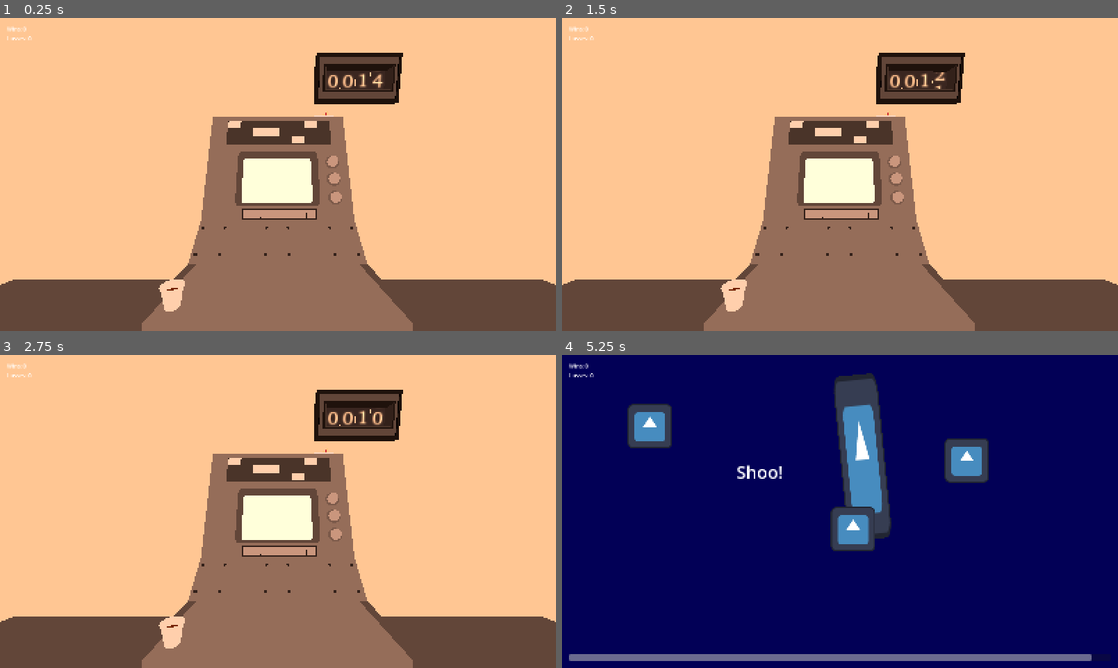
Above: before the commit, frames 1-4 (two rows, left to right).
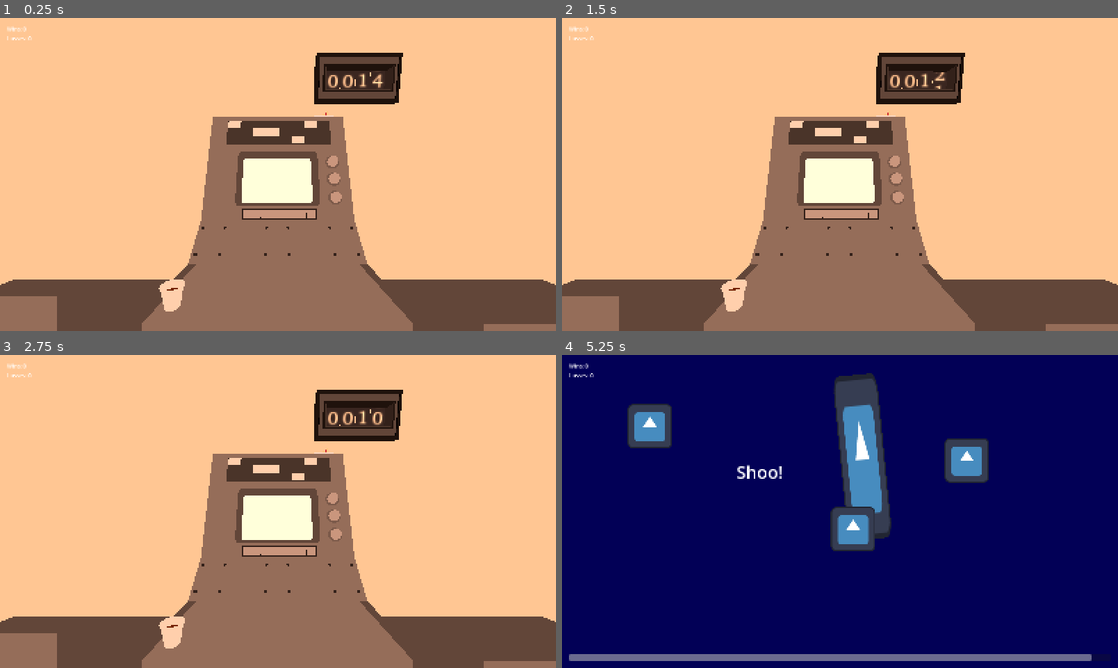
Above: after the commit, the same moments.

Repository: kvognar/gmtk-jam-2026
Game: Godot game, scene res://workstation.tscn
Two runs of this game, one before a commit and one after it. Both use one fixed random seed, a clock stepped at 60 frames per second and the inputs below. The engine's default icon, where the game draws it, is replaced by a stand-in: a white triangle on a blue panel in a dark square.
Inputs (mouse positions are in pixels of both pictures, inside the frame that each line leads up to):
- Up to frame 1 (0.25 s): no input
- Up to frame 2 (1.5 s): move the mouse to (962, 158) at 0.52 s; press the mouse at (962, 158) at 0.53 s; hold D (right) 0.53-1.28 s; tap Enter at 1.25 s; move the mouse to (728, 190) at 1.27 s; release the mouse at (728, 190) at 1.28 s; hold Down (ui_down) from 1.28 s (still down); click (728, 190) at 1.35 s
- Up to frame 3 (2.75 s): tap Space at 2 s; move the mouse to (333, 442) at 2.02 s; release Down (ui_down) at 2.03 s; press the mouse at (333, 442) at 2.03 s; hold D (right) from 2.03 s (still down)
- Up to frame 4 (5.25 s): move the mouse to (812, 574) at 2.77 s; release D (right) at 2.78 s; release the mouse at (812, 574) at 2.78 s; hold Up (ui_up) 2.78-3.53 s; click (812, 574) at 2.85 s; tap Enter at 3.5, 5 s; move the mouse to (1006, 558) at 3.52 s; press the mouse at (1006, 558) at 3.53 s; hold A (left) 3.53-5.03 s; tap Space at 4.25 s; move the mouse to (673, 464) at 4.27 s; release the mouse at (673, 464) at 4.28 s; click (673, 464) at 4.35 s; move the mouse to (867, 511) at 5.02 s; press the mouse at (867, 511) at 5.03 s; hold Down (ui_down) from 5.03 s (still down)

The runs differ from the first frame. In frame 1, 1.4% of the frame differs, in the area x 0-100%, y 88-100%; in frame 2, 1.4%; in frame 3, 1.4%; in frame 4, nothing differs.

Commit message:
adds phone and terminal3 assets, places them in workstation

Diff:
--- /dev/null
+++ b/assets/3D/props/phone.tscn
@@ -0,0 +1,9 @@
+[gd_scene format=3 uid="uid://bovwwt2kwxq2n"]
+
+[ext_resource type="PackedScene" uid="uid://ctntoltnina5t" path="res://assets/3D/glbs/phone.glb" id="1_78nhb"]
+[ext_resource type="Material" uid="uid://cbx8qnw433ofm" path="res://assets/materials/countdown.tres" id="2_3xpm1"]
+
+[node name="phone" unique_id=184188855 instance=ExtResource("1_78nhb")]
+
+[node name="phone" parent="." index="0" unique_id=615975098]
+material_override = ExtResource("2_3xpm1")
--- /dev/null
+++ b/assets/3D/terminal3.tscn
@@ -0,0 +1,35 @@
+[gd_scene format=3 uid="uid://c74vivqha7pn0"]
+
+[ext_resource type="PackedScene" uid="uid://day1brdhnd8ro" path="res://assets/3D/glbs/terminal3.glb" id="1_1kp1j"]
+[ext_resource type="Material" uid="uid://tjxoi5p6hmyw" path="res://assets/materials/screen.tres" id="2_38bu6"]
+[ext_resource type="Material" uid="uid://cbx8qnw433ofm" path="res://assets/materials/countdown.tres" id="3_lyj8f"]
+
+[node name="terminal3" type="Node3D" unique_id=1116731443]
+
+[node name="terminal" parent="." unique_id=1500894608 instance=ExtResource("1_1kp1j")]
+
+[node name="terminal3_screen1" parent="terminal" index="0" unique_id=1676858904]
+material_override = ExtResource("2_38bu6")
+
+[node name="terminal3_switch2" parent="terminal" index="1" unique_id=1670690620]
+material_override = ExtResource("3_lyj8f")
+
+[node name="terminal3_switch1" parent="terminal" index="2" unique_id=356319940]
+material_override = ExtResource("3_lyj8f")
+
+[node name="terminal3_screen2" parent="terminal" index="3" unique_id=627469966]
+material_override = ExtResource("2_38bu6")
+
+[node name="terminal3" parent="terminal" index="4" unique_id=1269182288]
+material_override = ExtResource("3_lyj8f")
+
+[node name="terminal3_switch3" parent="terminal" index="5" unique_id=1348517869]
+material_override = ExtResource("3_lyj8f")
+
+[node name="terminal3_switch4" parent="terminal" index="6" unique_id=381336474]
+material_override = ExtResource("3_lyj8f")
+
+[node name="terminal3_2" parent="terminal" index="7" unique_id=2014857832]
+material_override = ExtResource("3_lyj8f")
+
+[editable path="terminal"]
--- a/workstation.tscn
+++ b/workstation.tscn
@@ -10,6 +10,9 @@
 [ext_resource type="PackedScene" uid="uid://cavtbwonir6dt" path="res://assets/3D/props/pie.tscn" id="6_bsjfv"]
 [ext_resource type="PackedScene" uid="uid://bhojpxl1ngo1" path="res://assets/3D/props/pencil.tscn" id="7_nqpf1"]
 [ext_resource type="PackedScene" uid="uid://xc2581fpplo6" path="res://assets/3D/props/paper.tscn" id="8_7fv2r"]
+[ext_resource type="PackedScene" uid="uid://blrf3onqr0ncf" path="res://assets/3D/props/binder.tscn" id="10_527rt"]
+[ext_resource type="PackedScene" uid="uid://c74vivqha7pn0" path="res://assets/3D/terminal3.tscn" id="11_6bswh"]
+[ext_resource type="PackedScene" uid="uid://bovwwt2kwxq2n" path="res://assets/3D/props/phone.tscn" id="11_8txgb"]
 
 [sub_resource type="Environment" id="Environment_ejdy6"]
 ambient_light_source = 2
@@ -23,7 +26,7 @@
 script = ExtResource("1_j81i1")
 
 [node name="terminal2" parent="." unique_id=430066637 instance=ExtResource("2_yfhe6")]
-transform = Transform3D(1, 0, 0, 0, 1, 0, 0, 0, 1, -1.1035508, 0.18743303, 0)
+transform = Transform3D(1, 0, 0, 0, 1, 0, 0, 0, 1, -0.7442686, 0.18743303, -0.45650586)
 
 [node name="MicrogameContainer" type="Control" parent="." unique_id=1621265339]
 layout_mode = 3
@@ -38,9 +41,6 @@
 
 [node name="terminal" parent="." unique_id=431836551 instance=ExtResource("2_jfner")]
 transform = Transform3D(1, 0, 0, 0, 1, 0, 0, 0, 1, -0.001, 0, -1.095)
-
-[node name="coffeecup" parent="terminal" unique_id=1962544746 instance=ExtResource("3_yfhe6")]
-transform = Transform3D(1, 0, 0, 0, 1, 0, 0, 0, 1, -0.24699628, 0.28577247, 0.27102375)
 
 [node name="Camera3D" type="Camera3D" parent="." unique_id=98828477]
 transform = Transform3D(1, 0, 0, 0, 1, 0, 0, 0, 1, 0, 0.5962175, -0.34459257)
@@ -89,10 +89,19 @@
 transform = Transform3D(0.9999999, 0, 0, 0, 1, 0, 0, 0, 0.9999999, 0, 0, 1.5057015)
 
 [node name="pencil" parent="props" unique_id=2144322216 instance=ExtResource("7_nqpf1")]
-transform = Transform3D(-0.5061217, 0, 0.86246204, 0, 1, 0, -0.86246204, 0, -0.5061217, -0.8578451, 0.36890873, 0.2511909)
+transform = Transform3D(-0.5061217, 0, 0.86246204, 0, 1, 0, -0.86246204, 0, -0.5061217, -0.49856293, 0.36890873, -0.20531496)
 
 [node name="paper" parent="props" unique_id=1377978053 instance=ExtResource("8_7fv2r")]
-transform = Transform3D(0.6170999, 0, 0.78688484, 0, 1, 0, -0.78688484, 0, 0.6170999, -0.91617876, 0.36743304, 0.15119843)
+transform = Transform3D(0.6170999, 0, 0.78688484, 0, 1, 0, -0.78688484, 0, 0.6170999, -0.55689657, 0.36743304, -0.30530745)
+
+[node name="coffeecup" parent="props" unique_id=1962544746 instance=ExtResource("3_yfhe6")]
+transform = Transform3D(1, 0, 0, 0, 1, 0, 0, 0, 1, -0.24799629, 0.28577247, -0.8239763)
+
+[node name="binder" parent="props" unique_id=479138083 instance=ExtResource("10_527rt")]
+transform = Transform3D(0.9380351, 0, -0.34654027, 0, 1, 0, 0.34654027, 0, 0.9380351, 1.1010087, 0.8727921, -0.19095367)
+
+[node name="phone" parent="props" unique_id=184188855 instance=ExtResource("11_8txgb")]
+transform = Transform3D(-0.82989216, 0, -0.5579238, 0, 1, 0, 0.5579238, 0, -0.82989216, 0.5283268, 0.28753218, 0.32995236)
 
 [node name="counter" parent="." unique_id=457422934 instance=ExtResource("2_b5nh1")]
 transform = Transform3D(1, 0, 0, 0, 0.98792636, -0.15492435, 0, 0.15492435, 0.98792636, 0.41945773, 1.1070285, -1.4673011)
@@ -100,4 +109,7 @@
 start_spin_delay = 0.25
 enable_test_input = false
 
+[node name="terminal3" parent="." unique_id=1116731443 instance=ExtResource("11_6bswh")]
+transform = Transform3D(-4.3711385e-08, 0, -0.9999999, 0, 1, 0, 0.9999999, 0, -4.3711385e-08, 0.78018534, 1.1920929e-07, -0.17246705)
+
 [connection signal="input_event" from="Area3D" to="." method="_on_area_3d_input_event"]
Binary file added: assets/3D/glbs/phone.glb
Not shown, added: assets/3D/glbs/phone.glb.import
Binary file added: assets/3D/glbs/terminal3.glb
Not shown, added: assets/3D/glbs/terminal3.glb.import
